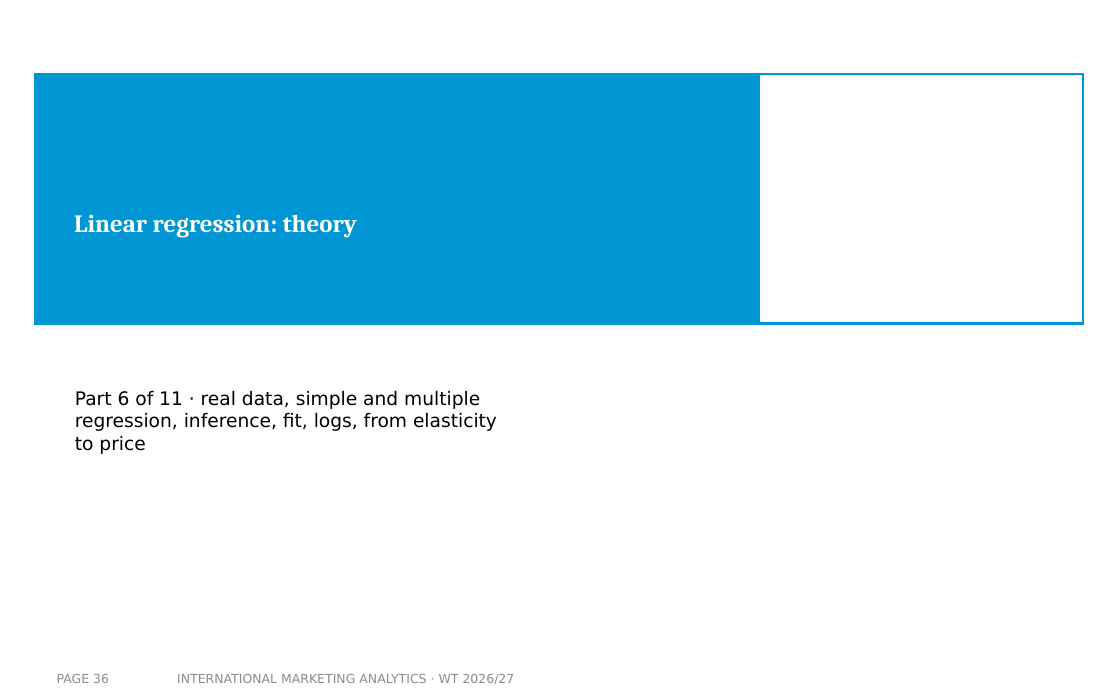
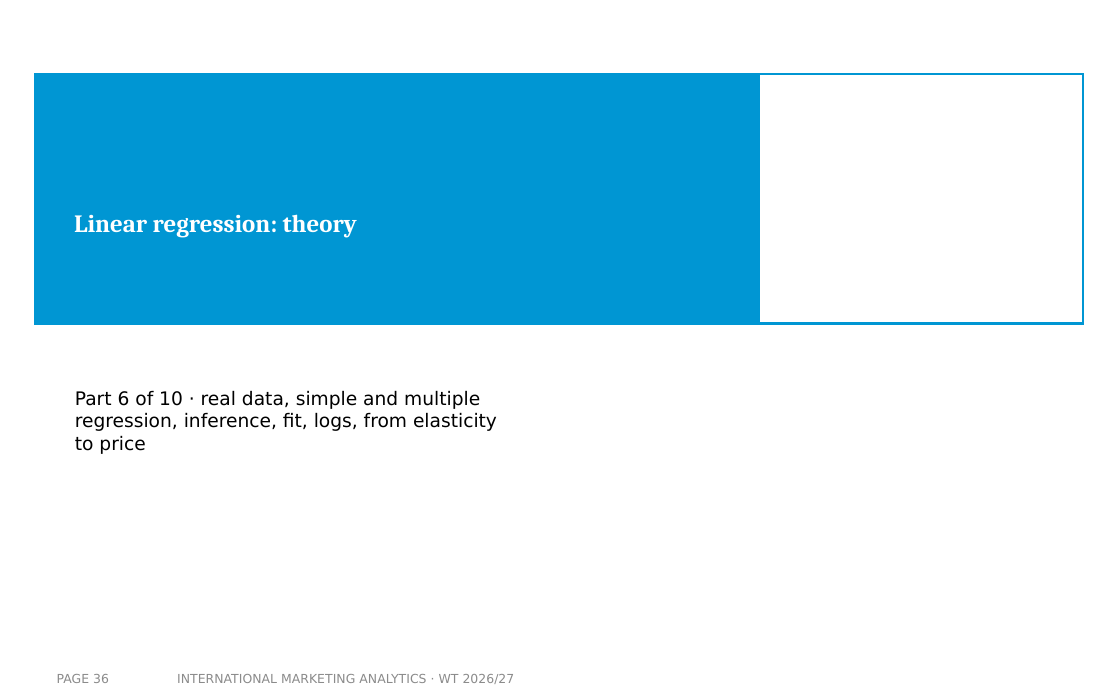
Before and after one commit to arnefloh-wu/international-marketing-analytics-teaching, a slide deck: slide 36 of slides/01b_statistics-and-regression_WT26-27.pptx. Drawn at 1120x700 pixels with LibreOffice and Linux fonts; fonts in the diff are those of the drawing; background and template pictures are left out. Boxes give left, top, right and bottom in pixels: in the first picture for what was removed or moved away, otherwise in the second. Text is boxed around its words. In the diff, an @@ line names an element or a change of style, - is before the commit and + after.

```diff
--- a/slides/01b_statistics-and-regression_WT26-27.pptx
+++ b/slides/01b_statistics-and-regression_WT26-27.pptx
@@ text at <box>75,390,497,454</box>: text changed @@
-Part 6 of 11 · real data, simple and multiple regression, inference, fit, logs, from elasticity to price
+Part 6 of 10 · real data, simple and multiple regression, inference, fit, logs, from elasticity to price
```
Also in this commit, not shown: 15 other slides changed, 2 slides added, 3 slides removed, 5 other files.
